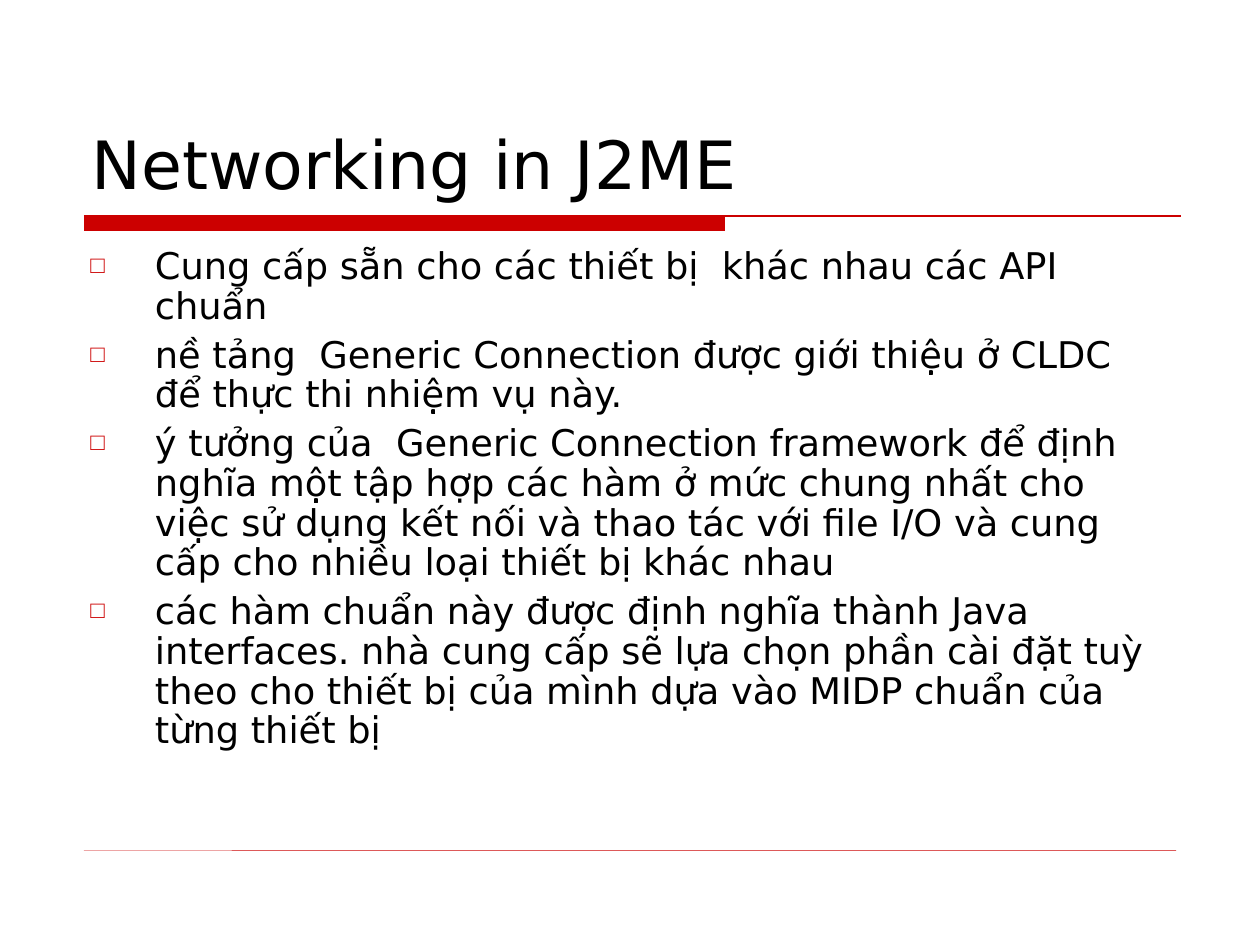
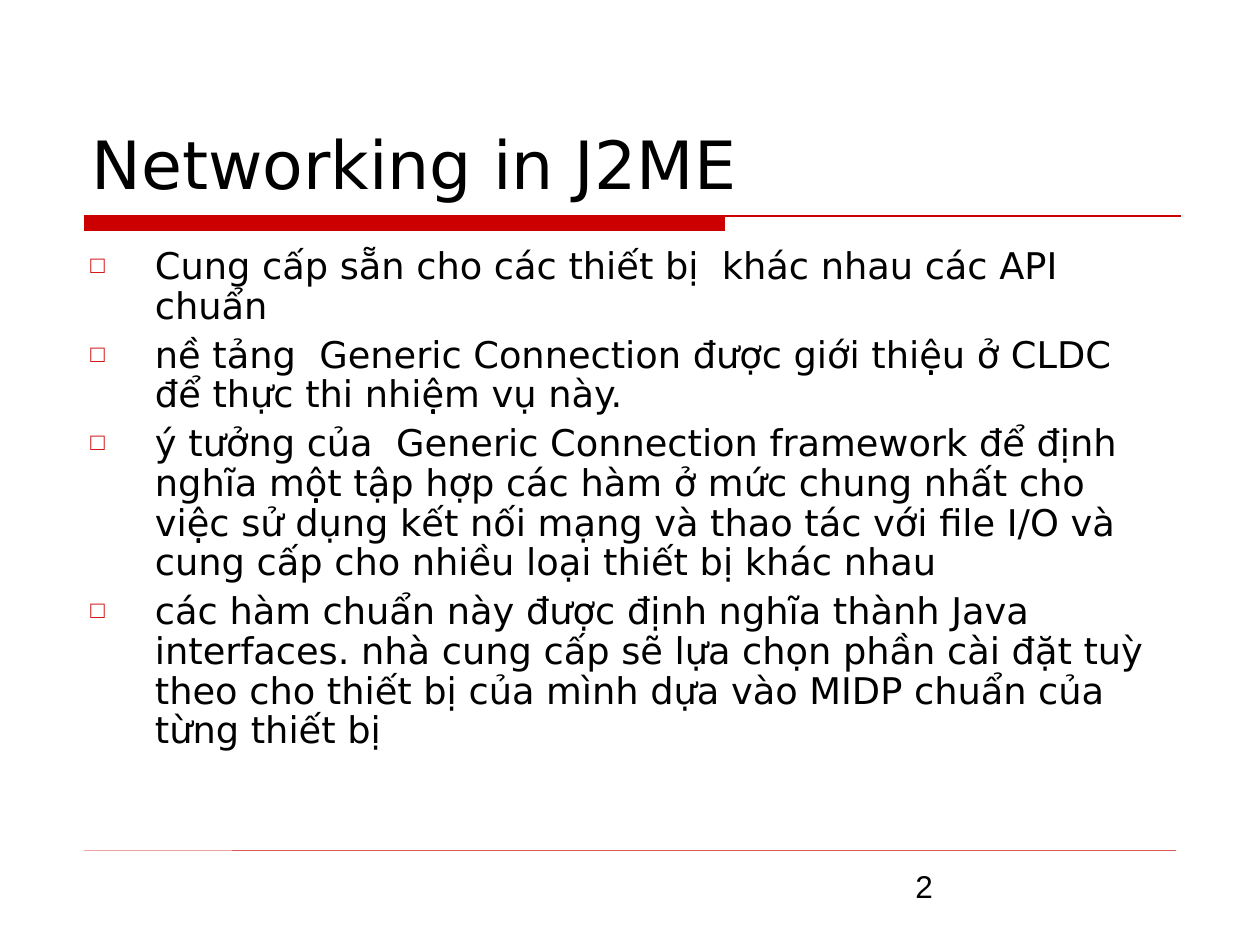
Before and after one commit to phamtuanchip/labs, a slide deck: slide 2 of M1304M-C1304M/j2me/slides/Session10.ppt. Drawn at 1260x945 pixels with LibreOffice and Linux fonts; fonts in the diff are those of the drawing; background and template pictures are left out. Boxes give left, top, right and bottom in pixels: in the first picture for what was removed or moved away, otherwise in the second. Text is boxed around its words. In the diff, an @@ line names an element or a change of style, - is before the commit and + after.

```diff
--- a/M1304M-C1304M/j2me/slides/Session10.ppt
+++ b/M1304M-C1304M/j2me/slides/Session10.ppt
@@ text at box(155, 427, 1117, 583): text changed @@
-□ ý tưởng của Generic Connection framework để định nghĩa một tập hợp các hàm ở mức chung nhất cho việc sử dụng kết nối và thao tác với file I/O và cung cấp cho nhiều loại thiết bị khác nhau
+□ ý tưởng của Generic Connection framework để định nghĩa một tập hợp các hàm ở mức chung nhất cho việc sử dụng kết nối mạng và thao tác với file I/O và cung cấp cho nhiều loại thiết bị khác nhau
@@ page number at box(915, 876, 933, 898): size 24 to 18 pt, font Times New Roman to Arial, text colour #FFFFFF to #000000 @@
```
Also in this commit, not shown: 13 other slides changed, 21 other files.
